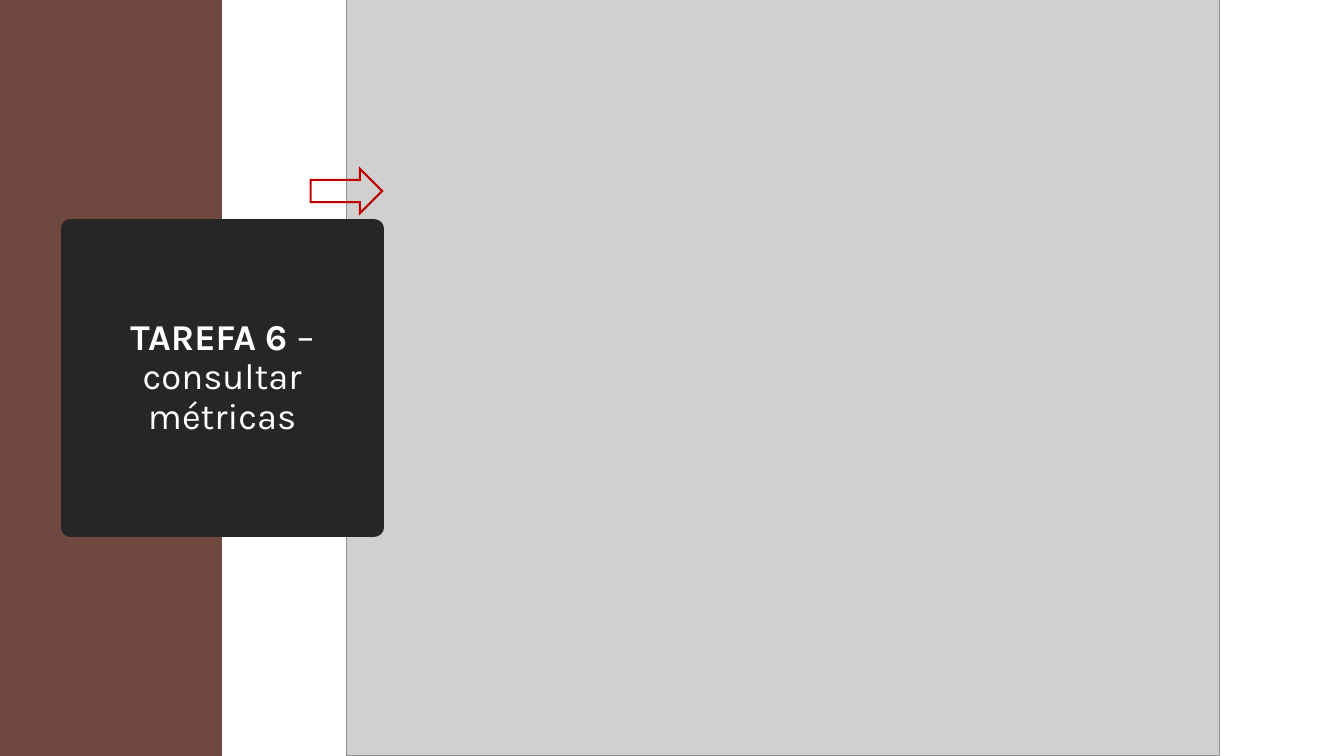
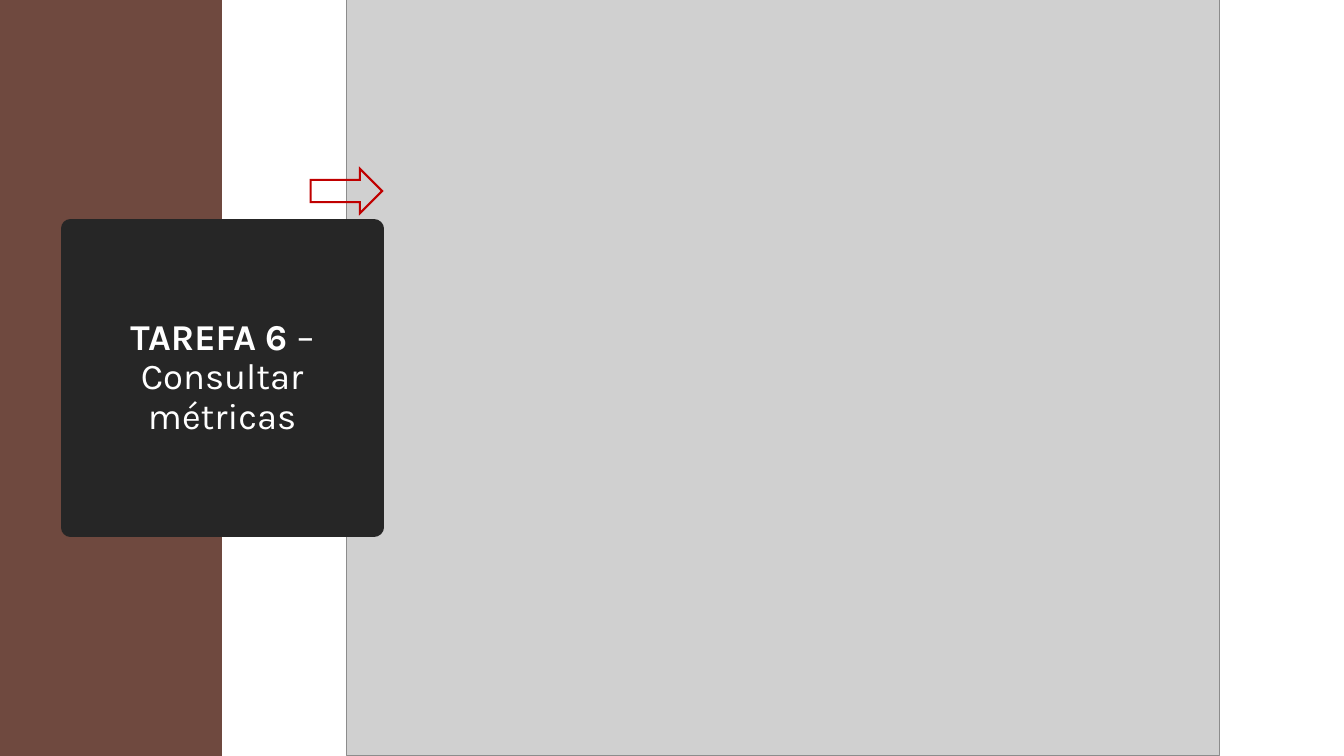
Before and after one commit to ICEI-PUC-Minas-PMV-SI/pmv-si-2026-1-pe3-t3-squad-05, a slide deck: slide 34 of docs/testes/Fluxo.pptx (slide 35 before the commit). Drawn at 1344x756 pixels with LibreOffice and Linux fonts; fonts in the diff are those of the drawing; grey boxes stand for pictures. Boxes give left, top, right and bottom in pixels: in the first picture for what was removed or moved away, otherwise in the second. Text is boxed around its words. In the diff, an @@ line names an element or a change of style, - is before the commit and + after.

```diff
--- a/docs/testes/Fluxo.pptx
+++ b/docs/testes/Fluxo.pptx
@@ title at (130, 326, 303, 430): text changed @@
-TAREFA 6 – consultar métricas
+TAREFA 6 – Consultar métricas
```
Also in this commit, not shown: 12 other slides changed, 1 slide removed.
